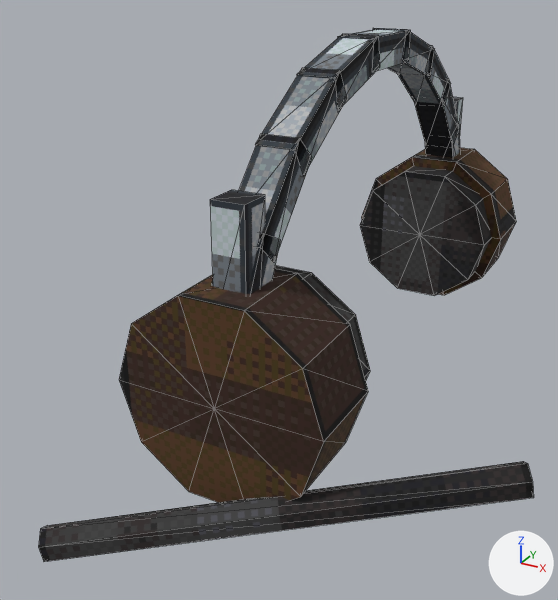
Before and after pictures for a commit that changed the glTF model exports/SM_Headphones_01.glb.
Before and after are seen from a camera (50 mm lens) standing at (0.099, -0.246, 0.14) and looking at (-0.012, -0.043, 0.039). Arrows for +X, +Y and +Z are at lower right; the lights stay in place. The first picture is the older version. Mesh edges are drawn as thin lines. Vertices at exactly the same position are counted once.

Names of what the first picture shows: 'SM_Headphones_01'.
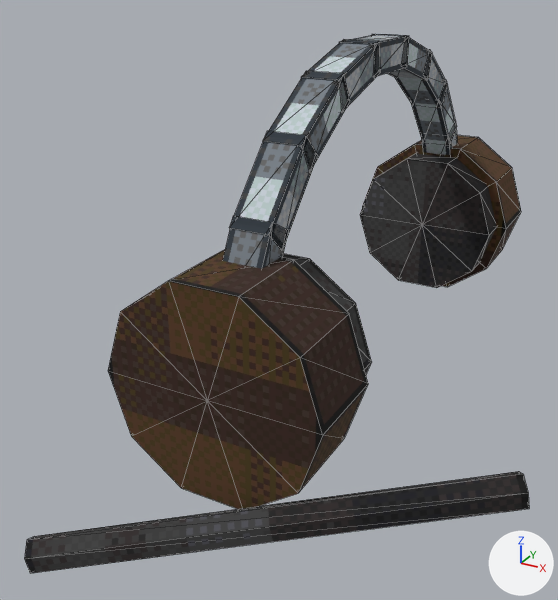
Location of each change, (x1, y1, x2, y2) in pixels of the pictures (558 x 600 px; the box of a moved part takes in the faces that stretch with it):
'SM_Headphones_01', reshaped: before (38, 28, 534, 562); after (24, 34, 529, 573)
part 1 of me_sm_headphones_01, moved or reshaped (not visible afterwards): before (212, 233, 281, 294)
part 2 of me_sm_headphones_01, moved or reshaped: before (239, 134, 312, 263); after (223, 216, 288, 269)
part 3 of me_sm_headphones_01, moved or reshaped: before (255, 68, 347, 176); after (229, 131, 317, 251)
part 4 of me_sm_headphones_01, moved or reshaped: before (297, 34, 380, 110); after (263, 71, 350, 172)
part 5 of me_sm_headphones_01, moved or reshaped: before (338, 30, 411, 71); after (301, 39, 381, 109)
part 6 of me_sm_headphones_01, added: after (339, 35, 409, 77)
part 7 of me_sm_headphones_01, moved or reshaped: before (373, 28, 435, 76); after (372, 34, 432, 80)
part 8 of me_sm_headphones_01, moved or reshaped: before (397, 45, 450, 107); after (395, 49, 448, 105)
part 9 of me_sm_headphones_01, moved or reshaped: before (414, 81, 459, 146); after (411, 79, 457, 144)
part 10 of me_sm_headphones_01, moved or reshaped: before (425, 123, 460, 158); after (421, 121, 457, 155)
part 11 of me_sm_headphones_01, moved or reshaped: before (119, 269, 368, 502); after (108, 250, 368, 509)
part 12 of me_sm_headphones_01, moved or reshaped: before (275, 265, 370, 380); after (282, 254, 371, 374)
part 13 of me_sm_headphones_01, moved or reshaped: before (361, 148, 516, 295); after (362, 135, 521, 287)
part 14 of me_sm_headphones_01, moved or reshaped: before (360, 166, 491, 295); after (360, 153, 497, 288)
part 15 of me_sm_headphones_01, moved or reshaped: before (38, 461, 534, 562); after (24, 471, 529, 573)
part 16 of me_sm_headphones_01, deleted (mostly hidden): before (453, 97, 463, 140)
part 17 of me_sm_headphones_01, deleted: before (210, 190, 265, 294)

The change, as a diff of the scene's bpy script:
```diff
--- a/exports/SM_Headphones_01.glb.py
+++ b/exports/SM_Headphones_01.glb.py
@@ me_sm_headphones_01 @@
-me_sm_headphones_01.from_pydata(...)  # 190 vertices, 316 faces; spans x -0.039..0.079, y -0.134..0.1, z -0.01..0.119
+me_sm_headphones_01.from_pydata(...)  # 190 vertices, 316 faces; spans x -0.039..0.079, y -0.139..0.103, z -0.01..0.117
+# me_sm_headphones_01 part 1: the loose piece of 8 vertices spanning x -0.006..0.006, y -0.098..-0.075, z 0.043..0.077 is turned 14 degrees about the x axis through its middle and scaled by 0.95, then moved by (0.0, -0.004, -0.021)
+# me_sm_headphones_01 part 2: the loose piece of 8 vertices spanning x -0.006..0.006, y -0.086..-0.057, z 0.067..0.097 is turned 14.4 degrees about the x axis through its middle and scaled by 0.95, then moved by (0.0, -0.01, -0.019)
+# me_sm_headphones_01 part 3: the loose piece of 8 vertices spanning x -0.006..0.006, y -0.067..-0.034, z 0.086..0.112 is turned 14.8 degrees about the x axis through its middle and scaled by 0.95, then moved by (0.0, -0.016, -0.016)
+# me_sm_headphones_01 part 4: the loose piece of 8 vertices spanning x -0.006..0.006, y -0.043..-0.01, z 0.101..0.119 is turned 15.2 degrees about the x axis through its middle and scaled by 0.95, then moved by (0.0, -0.021, -0.011)
+# me_sm_headphones_01 part 5: the loose piece of 8 vertices spanning x -0.006..0.006, y -0.016..0.016, z 0.109..0.119 is turned 15.6 degrees about the x axis through its middle and scaled by 0.95, then moved by (0.0, -0.025, -0.005)
+# me_sm_headphones_01 part 6: a new loose piece, a box spanning x -0.006..0.006, y -0.015..0.015, z 0.107..0.117, in mat_mi_sm_headphones_01 (picture img_sm_headphones_01_d)
+# me_sm_headphones_01 part 7: the loose piece of 8 vertices spanning x -0.006..0.006, y 0.01..0.043, z 0.101..0.119 is scaled about its middle by (1, 0.94, 0.962), then moved by (0.0, -0.002, -0.001)
+# me_sm_headphones_01 part 8: the loose piece of 8 vertices spanning x -0.006..0.006, y 0.034..0.067, z 0.086..0.112 is scaled about its middle by (1, 0.947, 0.935), then moved by (0.0, -0.003, 0.0)
+# me_sm_headphones_01 part 9: the loose piece of 8 vertices spanning x -0.006..0.006, y 0.057..0.086, z 0.067..0.097 is moved by (0.0, -0.004, 0.001)
+# me_sm_headphones_01 part 10: the loose piece of 8 vertices spanning x -0.006..0.006, y 0.075..0.098, z 0.043..0.077 is scaled about its middle by (1, 0.989, 0.927), then moved by (0.0, -0.004, 0.003)
+# me_sm_headphones_01 part 11: the loose piece of 22 vertices spanning x -0.032..0.032, y -0.1..-0.072, z 0.002..0.062 is moved by (0.0, -0.003, 0.004)
+# me_sm_headphones_01 part 12: the loose piece of 22 vertices spanning x -0.028..0.028, y -0.075..-0.061, z 0.005..0.059 is moved by (0.0, -0.002, 0.004)
+# me_sm_headphones_01 part 13: the loose piece of 22 vertices spanning x -0.032..0.032, y 0.072..0.1, z 0.002..0.062 is moved by (0.0, 0.003, 0.004)
+# me_sm_headphones_01 part 14: the loose piece of 22 vertices spanning x -0.028..0.028, y 0.061..0.075, z 0.005..0.059 is moved by (0.0, 0.002, 0.004)
+# me_sm_headphones_01 part 15: the loose piece of 14 vertices spanning x -0.039..0.079, y -0.134..-0.066, z -0.01..0.022 is moved by (0.0, -0.005, 0.0)
+# me_sm_headphones_01 part 16: the loose piece of 8 vertices spanning x -0.005..0.005, y 0.081..0.091, z 0.052..0.086 is deleted
+# me_sm_headphones_01 part 17: the loose piece of 8 vertices spanning x -0.005..0.005, y -0.091..-0.081, z 0.052..0.086 is deleted
+# other edits to the shape of me_sm_headphones_01 do not show in these pictures
 me_sm_headphones_01.materials.append(mat_mi_sm_headphones_01)
```
